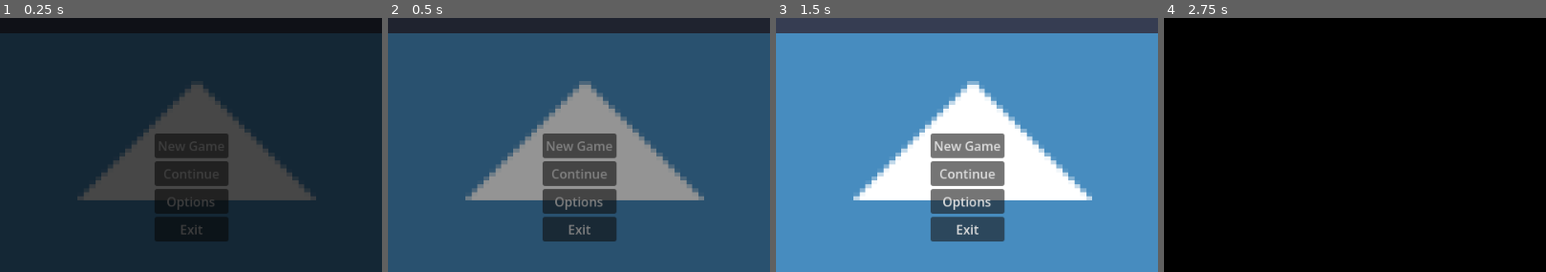
Above: before the commit, frames 1-4 (left to right).
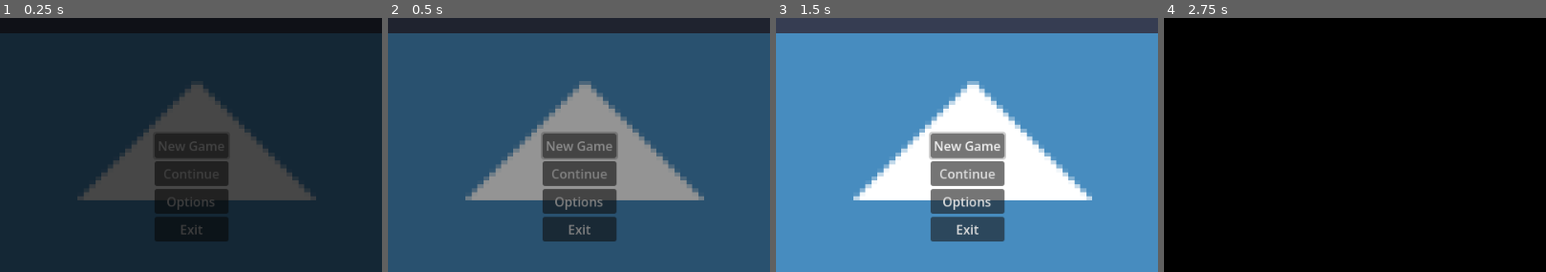
Above: after the commit, the same moments.

Repository: Jakepc007/wildjam-91
Game: Godot game, scene res://menus/scene_manager.tscn
Two runs of this game, one before a commit and one after it. Both use one fixed random seed, a clock stepped at 60 frames per second and the inputs below. The engine's default icon, where the game draws it, is replaced by a stand-in: a white triangle on a blue panel in a dark square.
Inputs:
- Up to frame 1 (0.25 s): no input
- Up to frame 2 (0.5 s): no input
- Up to frame 3 (1.5 s): click "Options" at 0.5 s; click "Back" at 1.25 s
- Up to frame 4 (2.75 s): click "New Game" at 2 s
The pictures show only the part of the screen within x 24-74%, y 16-66%; the shares and areas given below are measured in that part.

The runs differ from the first frame. In frame 2, 0.3% of the frame differs, in the area x 40-61%, y 44-56%; in frame 3, 0.3%; in frame 4, nothing differs.

Commit message:
Added a simple level select screen

Diff:
--- a/input_changer.gd
+++ b/input_changer.gd
@@ -19,9 +19,21 @@
 	if pressed:
 		InputMap.action_erase_events(action)
 		InputMap.action_add_event(action,event)
+		ui_change(action,event)
 		button_pressed = false
 		release_focus()
 		update_text()
 
 func update_text():
 	text = InputMap.action_get_events(action)[0].as_text()
+
+func ui_change(action,event):
+	var ui_action := ""
+	match action:
+		"up" : ui_action = "ui_up"
+		"left" : ui_action = "ui_left"
+		"right" : ui_action = "ui_right"
+		"down" : ui_action = "ui_down"
+	if ui_action != "" :
+		InputMap.action_erase_events(ui_action)
+		InputMap.action_add_event(ui_action,event)
--- a/menus/audio_manager.tscn
+++ b/menus/audio_manager.tscn
@@ -16,4 +16,5 @@
 [node name="MenuTheme" type="AudioStreamPlayer" parent="." unique_id=848745845]
 unique_name_in_owner = true
 stream = ExtResource("2_sbtfb")
+bus = &"Music"
 parameters/looping = true
--- a/menus/controls.tscn
+++ b/menus/controls.tscn
@@ -128,3 +128,22 @@
 layout_mode = 2
 script = ExtResource("1_1nrlj")
 action = "inventory"
+
+[node name="Back" type="MarginContainer" parent="VBoxContainer" unique_id=281732875]
+layout_mode = 2
+theme_override_constants/margin_top = 8
+theme_override_constants/margin_bottom = 8
+
+[node name="HBoxContainer" type="HBoxContainer" parent="VBoxContainer/Back" unique_id=1456284307]
+layout_mode = 2
+
+[node name="Label" type="Label" parent="VBoxContainer/Back/HBoxContainer" unique_id=1515120606]
+layout_mode = 2
+size_flags_horizontal = 3
+text = "Back"
+
+[node name="Button" type="Button" parent="VBoxContainer/Back/HBoxContainer" unique_id=1987663079]
+custom_minimum_size = Vector2(40, 40)
+layout_mode = 2
+script = ExtResource("1_1nrlj")
+action = "ui_cancel"
--- /dev/null
+++ b/menus/level_select.gd
@@ -0,0 +1,35 @@
+extends Control
+
+var level_paths : Dictionary[int,String] = {
+	1 : "",
+	2 : "",
+	3 : "",
+	4 : "",
+	5 : "",
+	6 : "",
+}
+
+func _on_level_1_pressed() -> void:
+	#Global.scene_manager.switch_scene_with_fade(level_paths[1], \
+	#SceneManager.InTransitionEffects.WIPE_IN, SceneManager.OutTransitionEffects.WIPE_OUT)
+	pass # Replace with function body.
+
+
+func _on_level_2_pressed() -> void:
+	pass # Replace with function body.
+
+
+func _on_level_3_pressed() -> void:
+	pass # Replace with function body.
+
+
+func _on_level_4_pressed() -> void:
+	pass # Replace with function body.
+
+
+func _on_level_5_pressed() -> void:
+	pass # Replace with function body.
+
+
+func _on_level_6_pressed() -> void:
+	pass # Replace with function body.
--- /dev/null
+++ b/menus/level_select.tscn
@@ -0,0 +1,58 @@
+[gd_scene format=3 uid="uid://c8pe73ciescie"]
+
+[ext_resource type="Script" uid="uid://blltvpr5yacqb" path="res://menus/level_select.gd" id="1_x5a0v"]
+
+[node name="LevelSelect" type="Control" unique_id=2141463146]
+layout_mode = 3
+anchors_preset = 15
+anchor_right = 1.0
+anchor_bottom = 1.0
+grow_horizontal = 2
+grow_vertical = 2
+script = ExtResource("1_x5a0v")
+
+[node name="LevelGridContainer" type="GridContainer" parent="." unique_id=300710821]
+layout_mode = 1
+anchors_preset = 8
+anchor_left = 0.5
+anchor_top = 0.5
+anchor_right = 0.5
+anchor_bottom = 0.5
+offset_left = -20.0
+offset_top = -20.0
+offset_right = 20.0
+offset_bottom = 20.0
+grow_horizontal = 2
+grow_vertical = 2
+columns = 3
+
+[node name="Level1" type="Button" parent="LevelGridContainer" unique_id=523129406]
+layout_mode = 2
+text = "Level 1"
+
+[node name="Level2" type="Button" parent="LevelGridContainer" unique_id=193511925]
+layout_mode = 2
+text = "Level 2"
+
+[node name="Level3" type="Button" parent="LevelGridContainer" unique_id=649560319]
+layout_mode = 2
+text = "Level 3"
+
+[node name="Level4" type="Button" parent="LevelGridContainer" unique_id=770631018]
+layout_mode = 2
+text = "Level 4"
+
+[node name="Level5" type="Button" parent="LevelGridContainer" unique_id=1813544930]
+layout_mode = 2
+text = "Level 5"
+
+[node name="Level6" type="Button" parent="LevelGridContainer" unique_id=721398498]
+layout_mode = 2
+text = "Level 6"
+
+[connection signal="pressed" from="LevelGridContainer/Level1" to="." method="_on_level_1_pressed"]
+[connection signal="pressed" from="LevelGridContainer/Level2" to="." method="_on_level_2_pressed"]
+[connection signal="pressed" from="LevelGridContainer/Level3" to="." method="_on_level_3_pressed"]
+[connection signal="pressed" from="LevelGridContainer/Level4" to="." method="_on_level_4_pressed"]
+[connection signal="pressed" from="LevelGridContainer/Level5" to="." method="_on_level_5_pressed"]
+[connection signal="pressed" from="LevelGridContainer/Level6" to="." method="_on_level_6_pressed"]
--- a/menus/main_menu.gd
+++ b/menus/main_menu.gd
@@ -2,18 +2,24 @@
 
 var _level_1_path : String = "res://SecurityCamera/security_test.tscn"
 var _options_menu_path : String = "res://menus/options_menu.tscn"
+@onready var new_game: Button = $MenuContainer/MenuButtons/Control/VBoxContainer/NewGame
+
 
 func _ready() -> void:
-	Global.audio_manager.play_track(AudioManager.Track.MAIN_MENU)
+	if Global.audio_manager:
+		Global.audio_manager.play_track(AudioManager.Track.MAIN_MENU)
+	new_game.grab_focus()
 
 func _on_new_game_pressed() -> void:
 	mouse_filter = Control.MOUSE_FILTER_STOP
-	Global.scene_manager.switch_scene_with_fade(_level_1_path, SceneManager.InTransitionEffects.WIPE_IN,\
-	 SceneManager.OutTransitionEffects.WIPE_OUT)
+	if Global.scene_manager:
+		Global.scene_manager.switch_scene_with_fade(_level_1_path, SceneManager.InTransitionEffects.WIPE_IN,\
+	 	SceneManager.OutTransitionEffects.WIPE_OUT)
 
 
 func _on_options_pressed() -> void:
-	Global.scene_manager.switch_scene(_options_menu_path)
+	if Global.scene_manager:
+		Global.scene_manager.switch_scene(_options_menu_path)
 
 
 func _on_exit_pressed() -> void:
--- a/menus/main_menu.tscn
+++ b/menus/main_menu.tscn
@@ -1,6 +1,7 @@
 [gd_scene format=3 uid="uid://e7kan634h3mn"]
 
 [ext_resource type="Script" uid="uid://ck6wbxa1e6bya" path="res://menus/main_menu.gd" id="1_8gy84"]
+[ext_resource type="Theme" uid="uid://dfpiiy4xjcjry" path="res://menus/default_theme.tres" id="1_yjgyn"]
 [ext_resource type="Texture2D" uid="uid://m0n6fbd2d6ry" path="res://icon.svg" id="2_ij7vn"]
 
 [node name="Control" type="Control" unique_id=977942290]
@@ -11,6 +12,7 @@
 anchor_bottom = 1.0
 grow_horizontal = 2
 grow_vertical = 2
+theme = ExtResource("1_yjgyn")
 script = ExtResource("1_8gy84")
 
 [node name="Background" type="TextureRect" parent="." unique_id=769693926]
@@ -20,6 +22,7 @@
 anchor_bottom = 1.0
 grow_horizontal = 2
 grow_vertical = 2
+theme = ExtResource("1_yjgyn")
 texture = ExtResource("2_ij7vn")
 
 [node name="MenuContainer" type="MarginContainer" parent="." unique_id=134028411]
@@ -29,18 +32,22 @@
 anchor_bottom = 1.0
 grow_horizontal = 2
 grow_vertical = 2
+theme = ExtResource("1_yjgyn")
 
 [node name="Title Container" type="MarginContainer" parent="MenuContainer" unique_id=1458103947]
 layout_mode = 2
+theme = ExtResource("1_yjgyn")
 
 [node name="Control" type="Control" parent="MenuContainer/Title Container" unique_id=171102653]
 layout_mode = 2
+theme = ExtResource("1_yjgyn")
 
 [node name="RichTextLabel" type="RichTextLabel" parent="MenuContainer/Title Container/Control" unique_id=1615635798]
 layout_mode = 1
 anchors_preset = 10
 anchor_right = 1.0
 grow_horizontal = 2
+theme = ExtResource("1_yjgyn")
 text = "Title
 "
 horizontal_alignment = 1
@@ -48,9 +55,11 @@
 
 [node name="MenuButtons" type="MarginContainer" parent="MenuContainer" unique_id=171960714]
 layout_mode = 2
+theme = ExtResource("1_yjgyn")
 
 [node name="Control" type="Control" parent="MenuContainer/MenuButtons" unique_id=1469761232]
 layout_mode = 2
+theme = ExtResource("1_yjgyn")
 
 [node name="VBoxContainer" type="VBoxContainer" parent="MenuContainer/MenuButtons/Control" unique_id=324082368]
 layout_mode = 0
@@ -58,22 +67,27 @@
 offset_top = 223.0
 offset_right = 520.0
 offset_bottom = 405.0
+theme = ExtResource("1_yjgyn")
 alignment = 1
 
 [node name="NewGame" type="Button" parent="MenuContainer/MenuButtons/Control/VBoxContainer" unique_id=162601857]
 layout_mode = 2
+theme = ExtResource("1_yjgyn")
 text = "New Game"
 
 [node name="Continue" type="Button" parent="MenuContainer/MenuButtons/Control/VBoxContainer" unique_id=751465374]
 layout_mode = 2
+theme = ExtResource("1_yjgyn")
 text = "Continue"
 
 [node name="Options" type="Button" parent="MenuContainer/MenuButtons/Control/VBoxContainer" unique_id=490044059]
 layout_mode = 2
+theme = ExtResource("1_yjgyn")
 text = "Options"
 
 [node name="Exit" type="Button" parent="MenuContainer/MenuButtons/Control/VBoxContainer" unique_id=467810622]
 layout_mode = 2
+theme = ExtResource("1_yjgyn")
 text = "Exit"
 
 [connection signal="pressed" from="MenuContainer/MenuButtons/Control/VBoxContainer/NewGame" to="." method="_on_new_game_pressed"]
Not shown: 1 places in menus/audio_manager.tscn that only renumber resources
Not shown, added: menus/level_select.gd.uid
